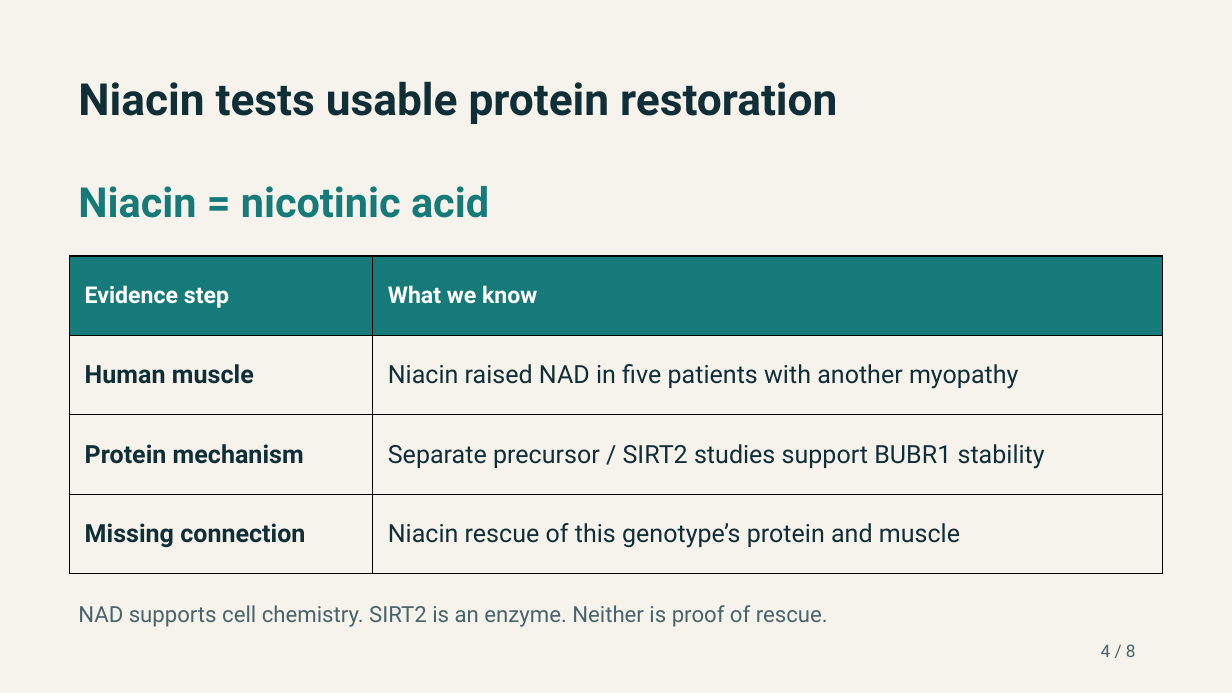
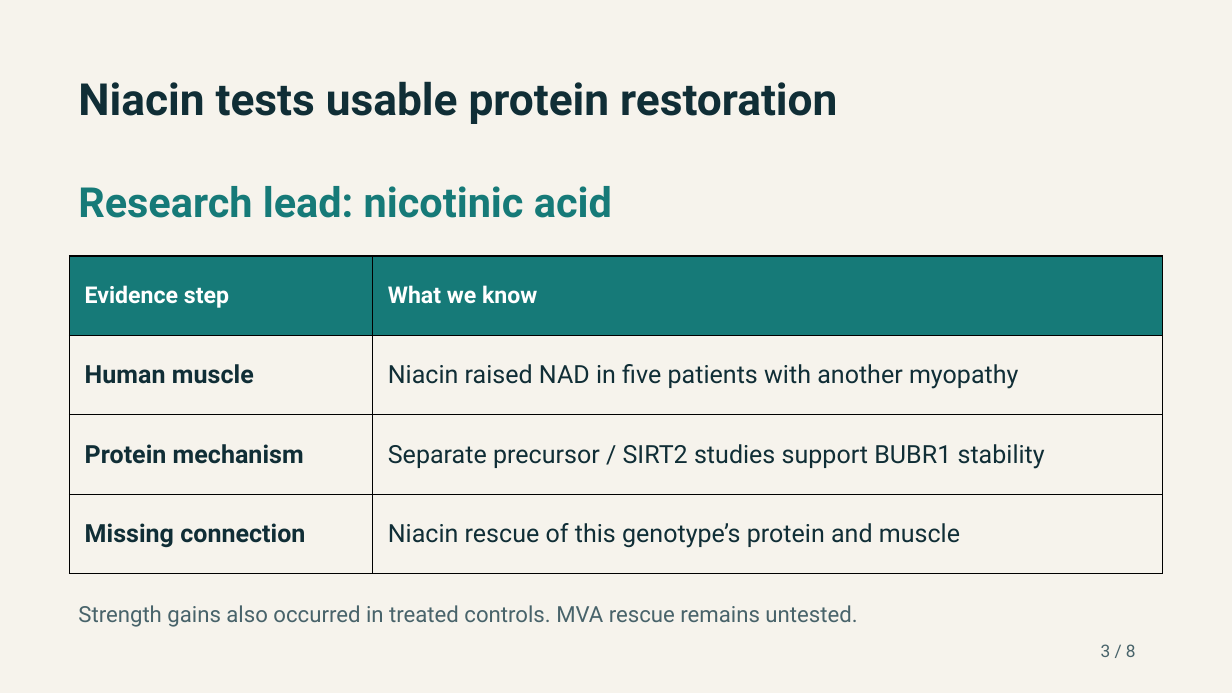
Before and after one commit to EternaPeptix/mva-hackathon, a slide deck: slide 3 of reports/media/jeweled_track2_slides.pptx (slide 4 before the commit). Drawn at 1232x693 pixels with LibreOffice and Linux fonts; fonts in the diff are those of the drawing. Boxes give left, top, right and bottom in pixels: in the first picture for what was removed or moved away, otherwise in the second. Text is boxed around its words. In the diff, an @@ line names an element or a change of style, - is before the commit and + after.

Commit message:
Prioritize niacin and demonstrate Track 2 workflow reuse

```diff
--- a/reports/media/jeweled_track2_slides.pptx
+++ b/reports/media/jeweled_track2_slides.pptx
@@ text at (78, 186, 612, 218): text changed @@
-Niacin = nicotinic acid
+Research lead: nicotinic acid
@@ text at (78, 605, 857, 627): text changed @@
-NAD supports cell chemistry. SIRT2 is an enzyme. Neither is proof of rescue.
+Strength gains also occurred in treated controls. MVA rescue remains untested.
@@ text at (1101, 644, 1136, 657): text changed @@
-4 / 8
+3 / 8
```
Also in this commit, not shown: 4 other slides changed, 38 other files.
